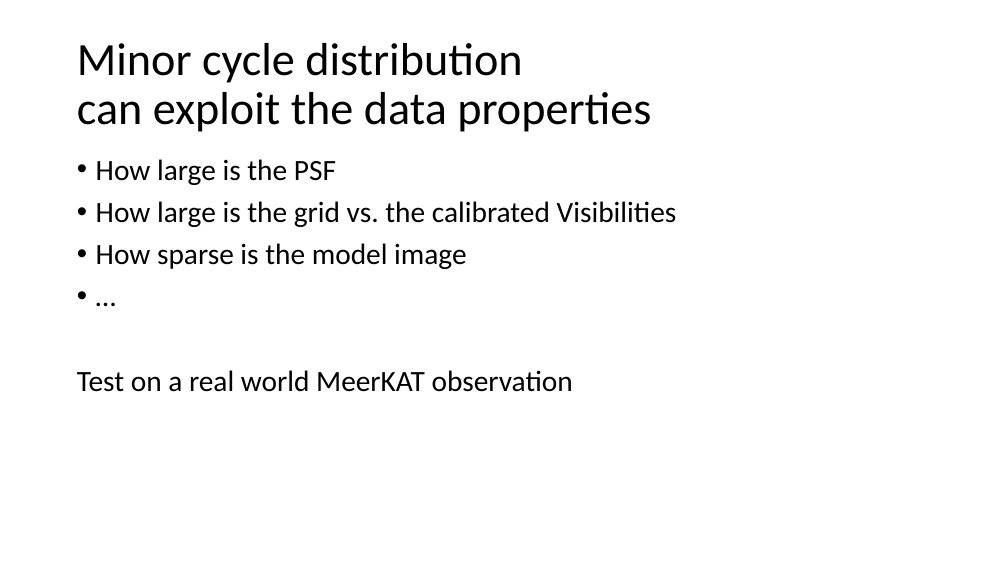
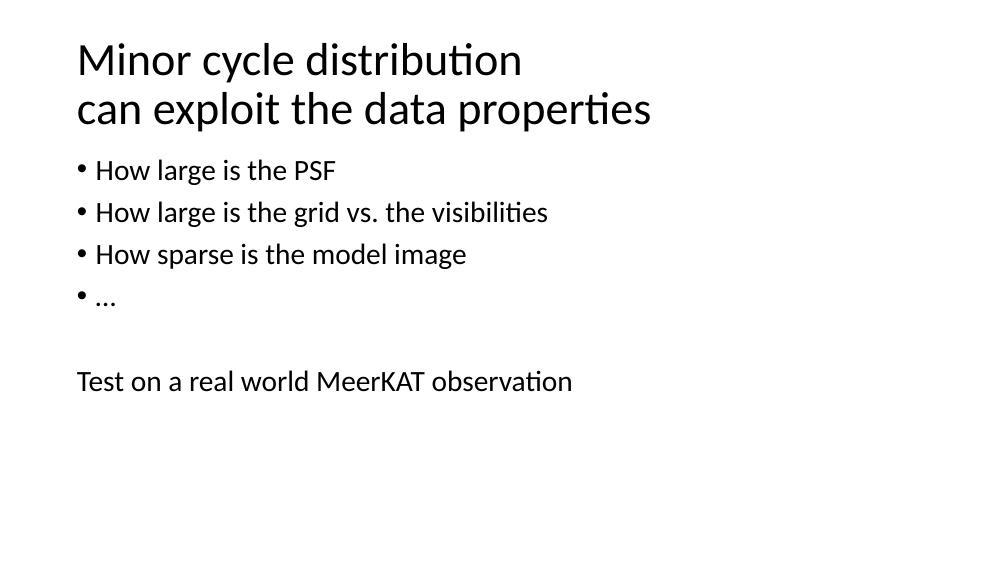
Before and after one commit to lord-blueberry/p9-doc, a slide deck: slide 13 of SKA-Days/Towards Distributed Image Reconstruction.pptx (slide 7 before the commit). Drawn at 1008x567 pixels with LibreOffice and Linux fonts; fonts in the diff are those of the drawing. Boxes give left, top, right and bottom in pixels: in the first picture for what was removed or moved away, otherwise in the second. Text is boxed around its words. In the diff, an @@ line names an element or a change of style, - is before the commit and + after.

```diff
--- a/SKA-Days/Towards Distributed Image Reconstruction.pptx
+++ b/SKA-Days/Towards Distributed Image Reconstruction.pptx
@@ text at (x1=96, y1=201, x2=548, y2=227): text changed @@
-• How large is the grid vs. the calibrated Visibilities
+• How large is the grid vs. the visibilities
```
Also in this commit, not shown: 7 other slides changed, 9 slides added, 1 slide removed, 7 other files.
